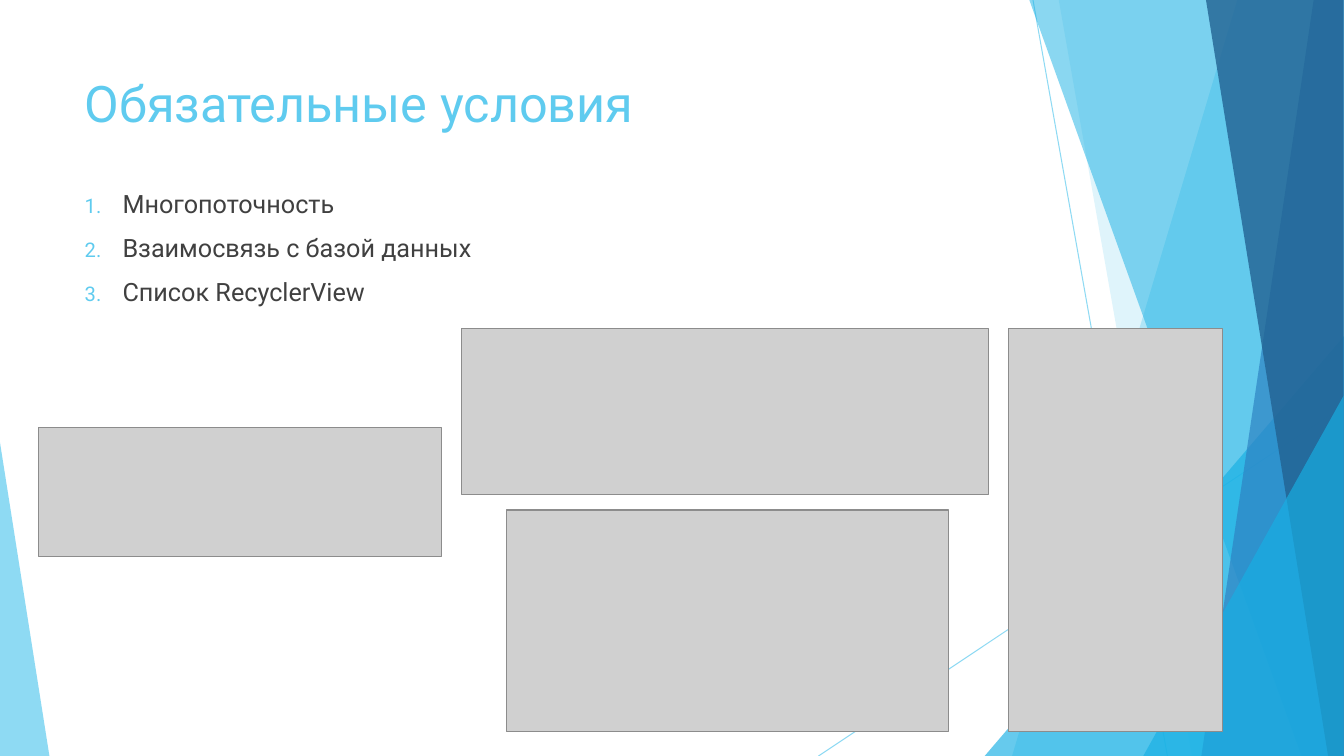
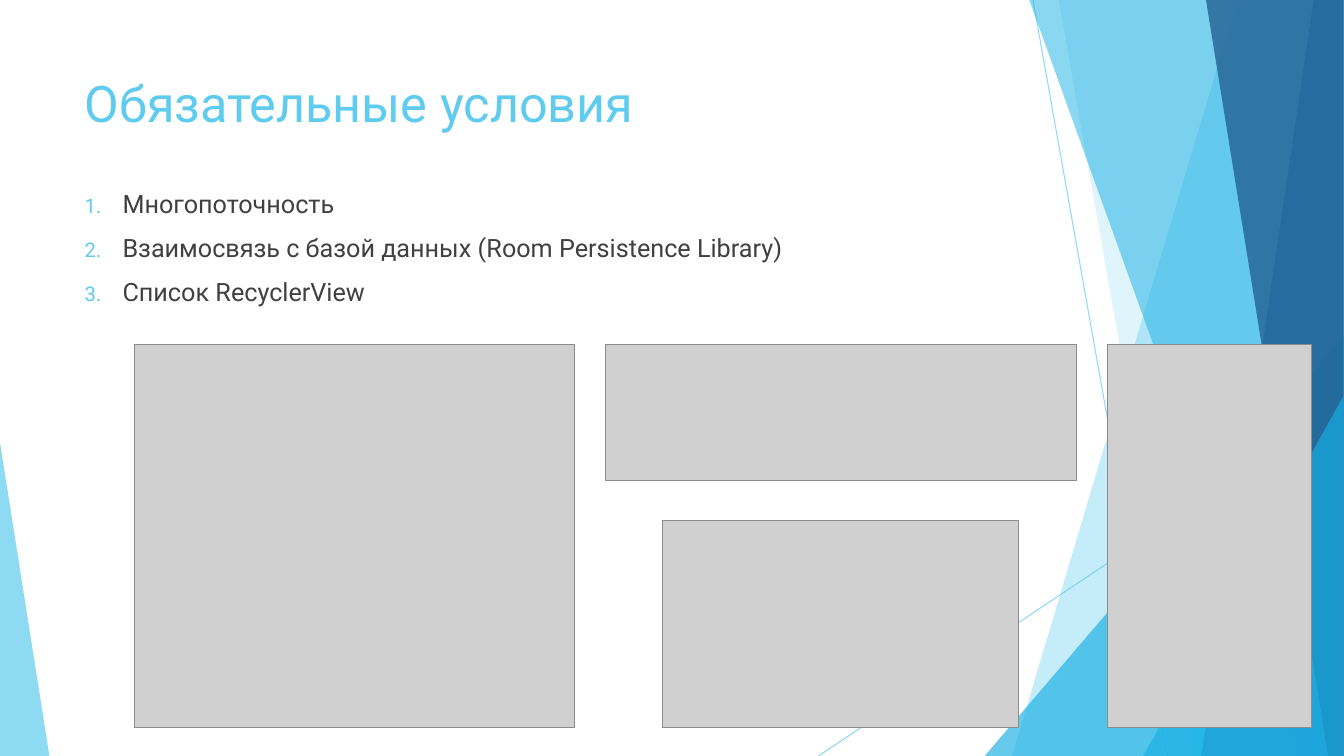
Before and after one commit to s1ngle0f/Achivements, a slide deck: slide 9 of Файлы для оценки/Социальный челленджер.pptx (slide 8 before the commit). Drawn at 1344x756 pixels with LibreOffice and Linux fonts; fonts in the diff are those of the drawing; grey boxes stand for pictures. Boxes give left, top, right and bottom in pixels: in the first picture for what was removed or moved away, otherwise in the second. Text is boxed around its words. In the diff, an @@ line names an element or a change of style, - is before the commit and + after.

```diff
--- a/Файлы для оценки/Социальный челленджер.pptx
+++ b/Файлы для оценки/Социальный челленджер.pptx
@@ text at (123,237,782,263): text changed @@
-2. Взаимосвязь с базой данных
+2. Взаимосвязь с базой данных (Room Persistence Library)
@@ picture added at (135,345,575,728) @@
@@ picture: place and size @@
-picture at (462,329,988,495)
+picture at (605,345,1076,481)
@@ picture: place and size @@
-picture at (1009,329,1224,732)
+picture at (1108,345,1312,728)
@@ picture removed at (38,427,442,557) @@
@@ picture: place and size @@
-picture at (506,510,949,732)
+picture at (662,520,1018,728)
```
Also in this commit, not shown: 2 other slides changed, 2 slides added, 3 other files.
